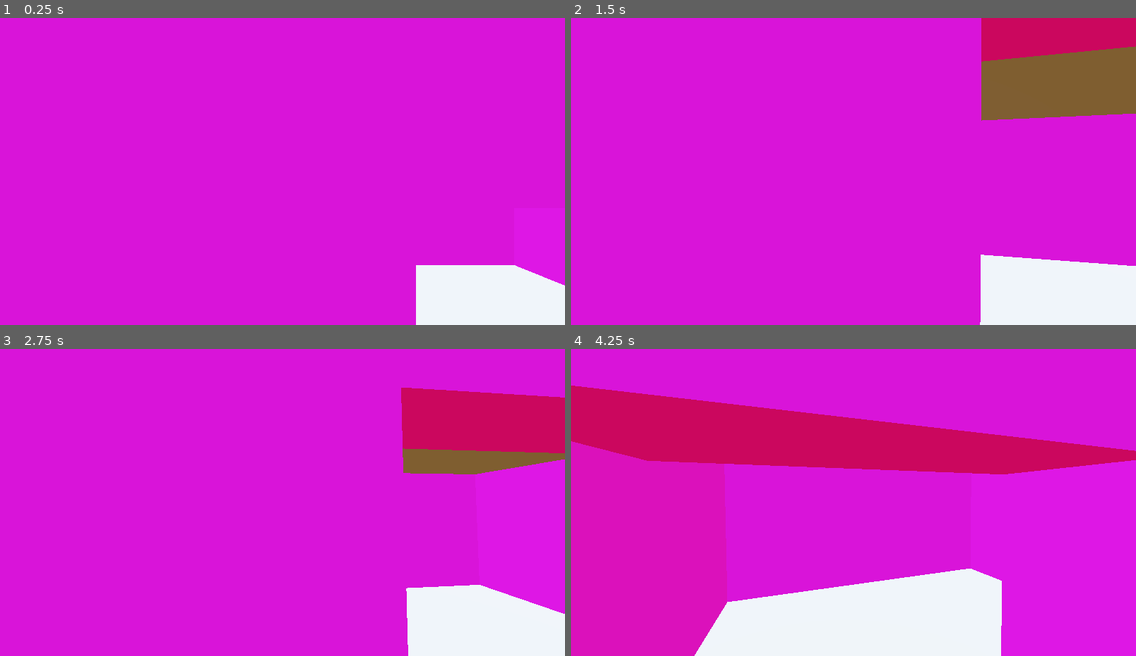
Above: before the commit, frames 1-4 (two rows, left to right).
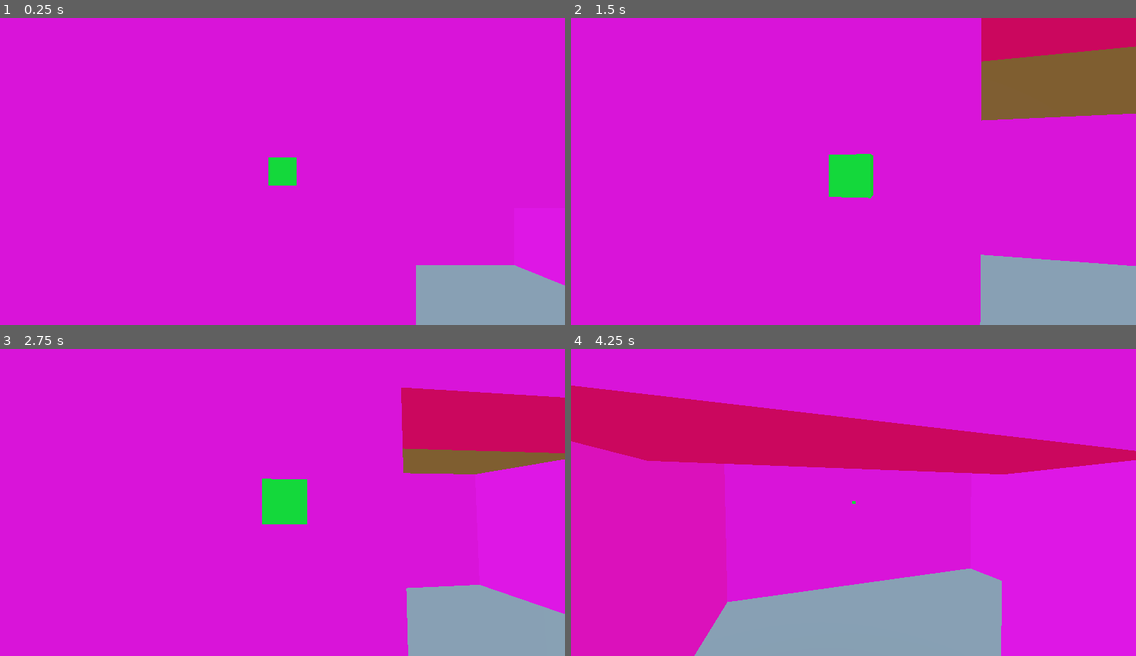
Above: after the commit, the same moments.

Repository: Zeki93/NGJ2025_ToDoList
Game: Godot game, scene res://Scenes/Main/main.tscn
Two runs of this game, one before a commit and one after it. Both use one fixed random seed, a clock stepped at 60 frames per second and the inputs below.
Inputs (mouse positions are in pixels of both pictures, inside the frame that each line leads up to):
- Up to frame 1 (0.25 s): no input
- Up to frame 2 (1.5 s): move the mouse to (881, 171) at 0.52 s; hold Ctrl (crouch) 0.53-1.28 s; hold Up (forward) from 0.53 s (still down); click (881, 171) at 0.67 s; tap Space (jump) at 0.77, 0.8, 1.07, 1.35 s; move the mouse to (825, 171) at 1.27 s; click (825, 171) at 1.42 s
- Up to frame 3 (2.75 s): keep holding Up (forward); tap Space (jump) at 1.52, 1.82, 2.3 s; tap Ctrl (crouch) at 1.55 s; move the mouse to (293, 496) at 2.02 s; hold Ctrl (crouch) from 2.03 s (still down); click (293, 496) at 2.17 s
- Up to frame 4 (4.25 s): keep holding Up (forward); move the mouse to (847, 508) at 2.77 s; release Ctrl (crouch) at 2.78 s; tap Ctrl (crouch) at 2.85 s; click (847, 508) at 2.92 s; tap Space (jump) at 3.02, 3.32, 3.6, 3.77, 4.07 s; move the mouse to (893, 505) at 3.52 s; click (893, 505) at 3.67 s

The runs differ from the first frame. In frame 1, 5.3% of the frame differs, in the area x 47-100%, y 45-100%; in frame 2, 6.9%; in frame 3, 6.9%; in frame 4, 12%, in the area x 21-77%, y 49-100%.

Commit message:
Fix raycast, Zeki do your thingggg
Raycast with debugging

Diff:
--- /dev/null
+++ b/ngj2025_todolist/Components/DEBUG/debug_box.tscn
@@ -0,0 +1,11 @@
+[gd_scene load_steps=3 format=3 uid="uid://br8anmfmbtahh"]
+
+[sub_resource type="StandardMaterial3D" id="StandardMaterial3D_oy6ep"]
+albedo_color = Color(0, 1, 0.25, 1)
+
+[sub_resource type="BoxMesh" id="BoxMesh_kr3tn"]
+material = SubResource("StandardMaterial3D_oy6ep")
+size = Vector3(0.1, 0.1, 0.1)
+
+[node name="DebugBox" type="MeshInstance3D"]
+mesh = SubResource("BoxMesh_kr3tn")
--- a/ngj2025_todolist/Components/Player/player.gd
+++ b/ngj2025_todolist/Components/Player/player.gd
@@ -11,7 +11,6 @@
     Input.mouse_mode = Input.MOUSE_MODE_CAPTURED
 
 func _physics_process(delta):
-
     velocity += acceleration * delta
 
     var drag_factor
--- a/ngj2025_todolist/Components/Player/player.tscn
+++ b/ngj2025_todolist/Components/Player/player.tscn
@@ -1,8 +1,9 @@
-[gd_scene load_steps=5 format=3 uid="uid://dtox4xiwhrksa"]
+[gd_scene load_steps=6 format=3 uid="uid://dtox4xiwhrksa"]
 
 [ext_resource type="Script" uid="uid://f0nm88xrta1f" path="res://Components/Player/player.gd" id="1_a3d8c"]
 [ext_resource type="Script" uid="uid://bh54i8dw1hltd" path="res://Components/Player/playerController.gd" id="1_uvnfx"]
 [ext_resource type="Script" uid="uid://dahvgjgmyn8gx" path="res://Components/Player/ray_cast_3d.gd" id="3_m62op"]
+[ext_resource type="PackedScene" uid="uid://br8anmfmbtahh" path="res://Components/DEBUG/debug_box.tscn" id="4_rid5b"]
 
 [sub_resource type="CapsuleShape3D" id="CapsuleShape3D_tugb3"]
 
@@ -25,3 +26,7 @@
 
 [node name="RayCast3D" type="RayCast3D" parent="Head/Eyes/Camera3D"]
 script = ExtResource("3_m62op")
+
+[node name="DebugBox" parent="Head/Eyes/Camera3D/RayCast3D" instance=ExtResource("4_rid5b")]
+transform = Transform3D(1, 0, 0, 0, 1, 0, 0, 0, 1, 0, -0.34, 0)
+top_level = true
--- a/ngj2025_todolist/Components/Player/playerController.gd
+++ b/ngj2025_todolist/Components/Player/playerController.gd
@@ -26,47 +26,47 @@
 
 # Called when the node enters the scene tree for the first time.
 func _ready():
-	pass
+    pass
 
 # Called every frame. 'delta' is the elapsed time since the previous frame.
 func _process(delta):
-	var input = Input.get_vector("left", "right", "forward", "back")
-	var movement_dir = player.transform.basis * Vector3(input.x, 0, input.y)
+    var input = Input.get_vector("left", "right", "forward", "back")
+    var movement_dir = player.transform.basis * Vector3(input.x, 0, input.y)
 
-	var acceleration
-	if player.is_on_floor():
-		acceleration = movement_dir *ground_acceleration
-	else:
-		acceleration = movement_dir * air_acceleration
-	player.acceleration.x = acceleration.x
-	player.acceleration.z = acceleration.z
+    var acceleration
+    if player.is_on_floor():
+        acceleration = movement_dir *ground_acceleration
+    else:
+        acceleration = movement_dir * air_acceleration
+    player.acceleration.x = acceleration.x
+    player.acceleration.z = acceleration.z
 
-	if player.is_on_floor() and Input.is_action_just_pressed("jump"):
-		player.velocity.y = jump_speed
+    if player.is_on_floor() and Input.is_action_just_pressed("jump"):
+        player.velocity.y = jump_speed
 
-	wobble_time += movement_dir.length() * delta * wobble_time_scale
+    wobble_time += movement_dir.length() * delta * wobble_time_scale
 
-	if Input.is_action_pressed("crouch"):
-		head.transform.origin.y -= delta * 6 * (0.1 + (head.transform.origin.y - camera_height_crouched))
-	else:
-		head.transform.origin.y += delta * 6 * (0.1 + (camera_height_standing - head.transform.origin.y))
-	head.transform.origin.y = clampf(head.transform.origin.y, camera_height_crouched, camera_height_standing)
+    if Input.is_action_pressed("crouch"):
+        head.transform.origin.y -= delta * 6 * (0.1 + (head.transform.origin.y - camera_height_crouched))
+    else:
+        head.transform.origin.y += delta * 6 * (0.1 + (camera_height_standing - head.transform.origin.y))
+    head.transform.origin.y = clampf(head.transform.origin.y, camera_height_crouched, camera_height_standing)
 
-	eyes.basis = Basis.looking_at(Vector3.FORWARD, Vector3.UP).rotated(Vector3.FORWARD, sin(wobble_time) * wobble_amount_scale)
+    eyes.basis = Basis.looking_at(Vector3.FORWARD, Vector3.UP).rotated(Vector3.FORWARD, sin(wobble_time) * wobble_amount_scale)
 
 func _input(event):
-	if event is InputEventMouseMotion and Input.mouse_mode == Input.MOUSE_MODE_CAPTURED:
-		player.rotate_y( - event.relative.x * mouse_sensitivity)
-		head.rotate_x( - event.relative.y * mouse_sensitivity)
-		head.rotation.x = clampf(head.rotation.x, -deg_to_rad(70), deg_to_rad(70))
+    if event is InputEventMouseMotion and Input.mouse_mode == Input.MOUSE_MODE_CAPTURED:
+        player.rotate_y( - event.relative.x * mouse_sensitivity)
+        head.rotate_x( - event.relative.y * mouse_sensitivity)
+        head.rotation.x = clampf(head.rotation.x, -deg_to_rad(70), deg_to_rad(70))
 
-	#if event is InputEventMouseButton and Input.mouse_mode == Input.MOUSE_MODE_CAPTURED and Input.get_mouse_button_mask() & MOUSE_BUTTON_MASK_LEFT != 0:
-		#var viewed_object_p = null
-		#
-		#if viewed_object and viewed_object.global_position.distance_to(player.global_position) <= max_interact_distance:
-			#viewed_object_p = viewed_object.get_node("..")
-		#
-		#if viewed_object_p and viewed_object_p.has_method("activate_scene"):
-			#active_scene = viewed_object_p
-		#elif viewed_object_p and viewed_object_p.has_method("interact"):
-			#viewed_object_p.interact(self)
+    #if event is InputEventMouseButton and Input.mouse_mode == Input.MOUSE_MODE_CAPTURED and Input.get_mouse_button_mask() & MOUSE_BUTTON_MASK_LEFT != 0:
+        #var viewed_object_p = null
+        #
+        #if viewed_object and viewed_object.global_position.distance_to(player.global_position) <= max_interact_distance:
+            #viewed_object_p = viewed_object.get_node("..")
+        #
+        #if viewed_object_p and viewed_object_p.has_method("activate_scene"):
+            #active_scene = viewed_object_p
+        #elif viewed_object_p and viewed_object_p.has_method("interact"):
+            #viewed_object_p.interact(self)
--- a/ngj2025_todolist/Components/Player/ray_cast_3d.gd
+++ b/ngj2025_todolist/Components/Player/ray_cast_3d.gd
@@ -1,35 +1,35 @@
 extends RayCast3D
 
-const RAY_LENGTH = 1000.0
+const RAY_LENGTH = 1.0
+
+@onready var debug_box: MeshInstance3D = $DebugBox
 
 func _ready():
-	#self.set_collision_mask_value(1, false)
-	#self.set_collision_mask_value(2, true)
-	self.collision_mask = 1 | 2
-	print(self.get_collision_mask_value(1))
-	print(self.get_collision_mask_value(2))
-	pass
+    #self.set_collision_mask_value(1, false)
+    #self.set_collision_mask_value(2, true)
+    self.collision_mask = 1 | 2
+    print(self.collision_mask)
+    pass
 
-func _physics_process(delta: float):
-	var space_state = get_world_3d().direct_space_state
-	var camera3d = $".."
-	var mousepos = get_viewport().get_mouse_position()
-	var from = camera3d.project_ray_origin(mousepos)
-	var to = from + camera3d.project_ray_normal(mousepos) * RAY_LENGTH
+func _physics_process(_delta: float):
+    var space_state = get_world_3d().direct_space_state
+    var camera3d = $".."
+    var mousepos = get_viewport().get_mouse_position()
+    var from = camera3d.project_ray_origin(mousepos)
+    var to = from + camera3d.project_ray_normal(mousepos) * RAY_LENGTH
 
-	self.target_position = to
+    self.target_position = Vector3(0,0,-100)
 
-	print(self.is_colliding())
-	if(self.is_colliding()):
-		print(self.get_collider().collision_mask)
-		if(self.get_collider().collision_mask == 2 or self.get_collider().collision_mask == 3):
-			print("hit")
-	pass
+    if(self.is_colliding()):
+        var hit_point = self.get_collision_point()
+        debug_box.position = hit_point
+        #var colliding_object = self.get_collider()
+    pass
 
 
 func _input(event):
-	if event is InputEventMouseButton and event.pressed and event.button_index == 1:
-		var camera3d = $".."
-		var from = camera3d.project_ray_origin(event.position)
-		var to = from + camera3d.project_ray_normal(event.position) * RAY_LENGTH
-		print(to)
+    if event is InputEventMouseButton and event.pressed and event.button_index == 1:
+        var camera3d = $".."
+        var from = camera3d.project_ray_origin(event.position)
+        var to = from + camera3d.project_ray_normal(event.position) * RAY_LENGTH
+        print(to)
--- a/ngj2025_todolist/Scenes/Main/main.tscn
+++ b/ngj2025_todolist/Scenes/Main/main.tscn
@@ -33,6 +33,7 @@
 
 [node name="DirectionalLight3D2" type="DirectionalLight3D" parent="House/Groundfloor"]
 transform = Transform3D(1, 0, 0, 0, -4.37114e-08, 1, 0, -1, -4.37114e-08, 0, 3, 0)
+shadow_enabled = true
 
 [node name="Office" type="Node3D" parent="House/Groundfloor"]
 transform = Transform3D(1, 0, 0, 0, 1, 0, 0, 0, 1, -5, 0, -5)
@@ -111,6 +112,7 @@
 
 [node name="DirectionalLight3D" type="DirectionalLight3D" parent="House/Firstfloor"]
 transform = Transform3D(1, 0, 0, 0, -4.37114e-08, 1, 0, -1, -4.37114e-08, 19, 6, 0)
+shadow_enabled = true
 
 [node name="walls" type="Node3D" parent="House/Firstfloor"]
 
